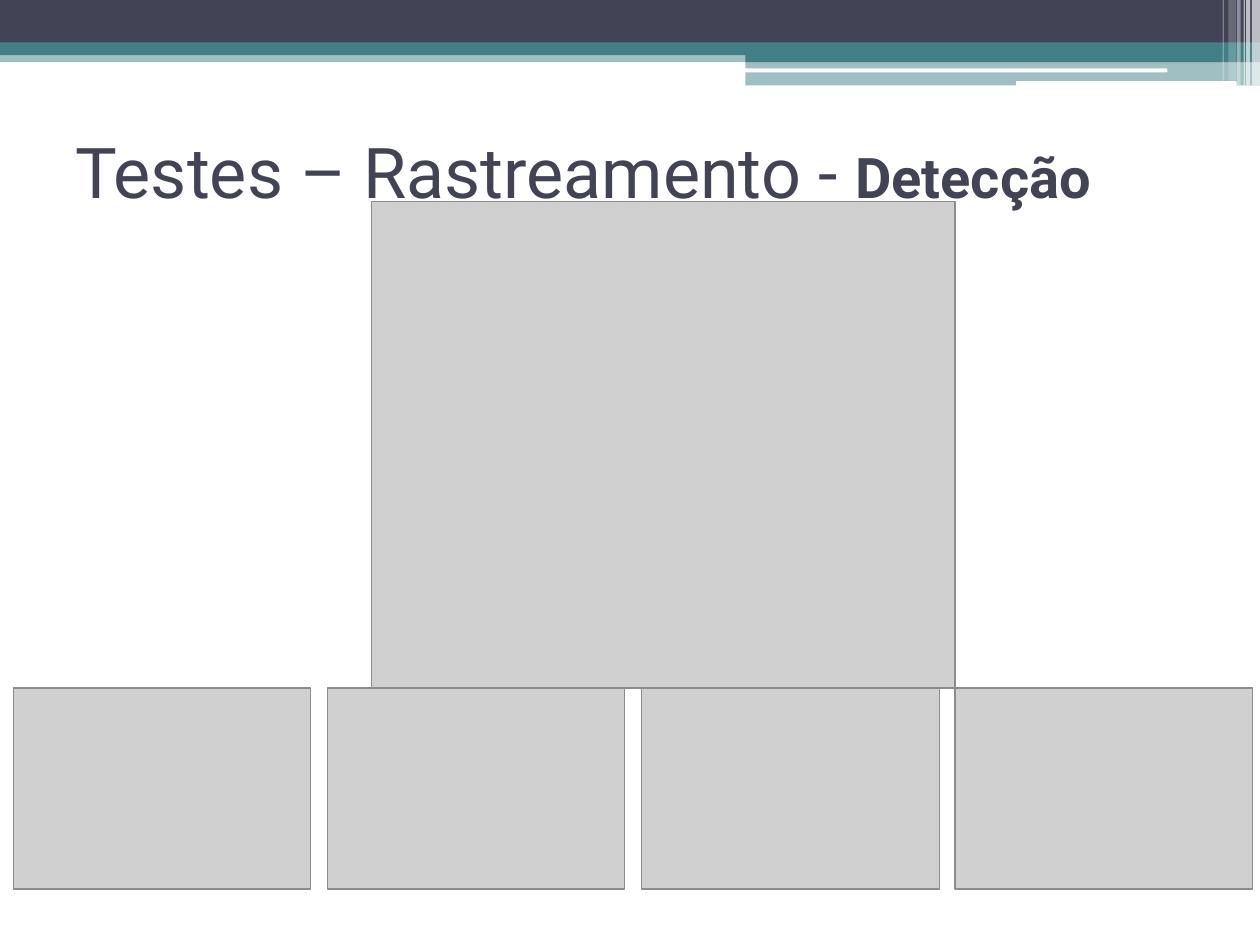
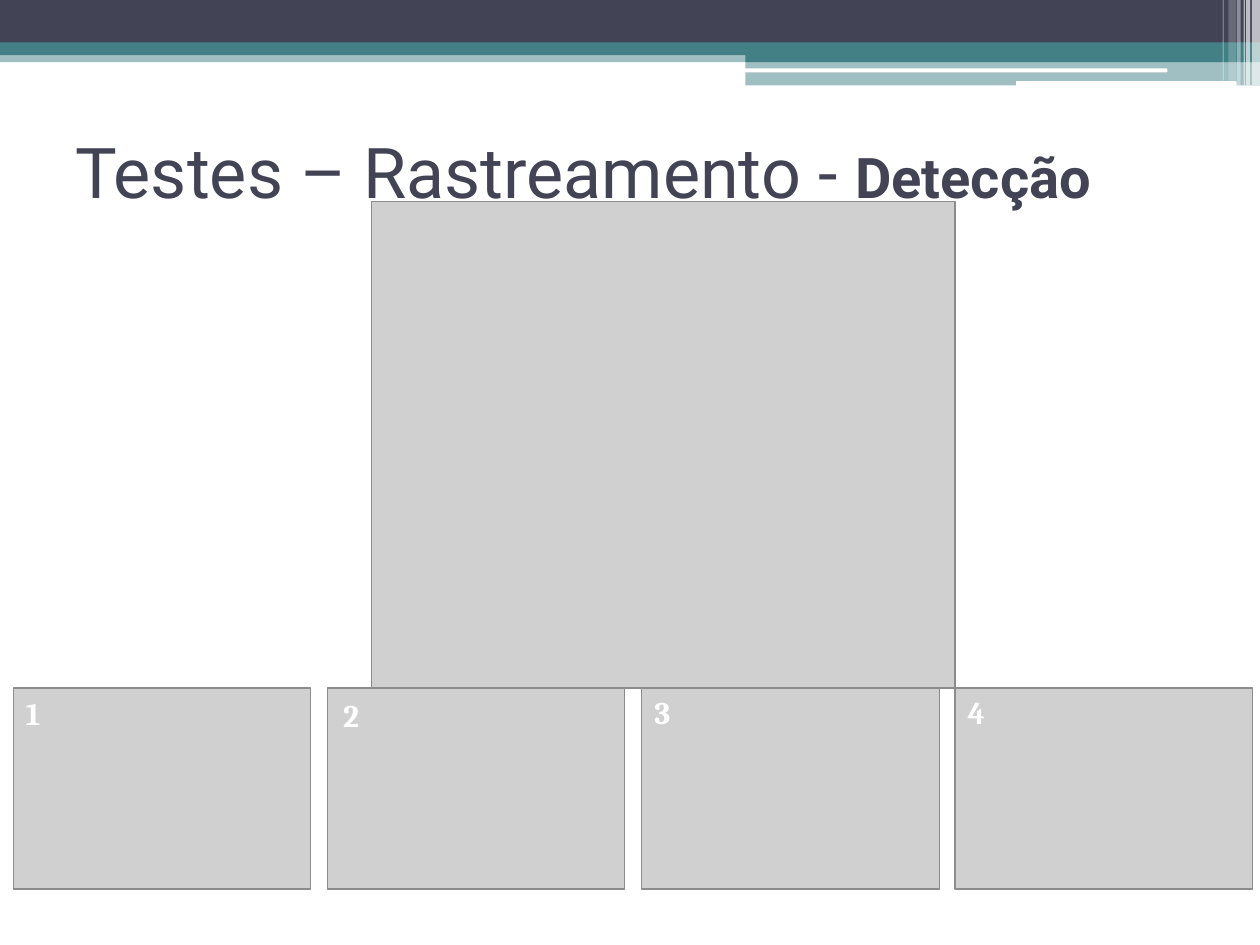
Before and after one commit to talesporto/Artigo-TRUE-SBCUP, a slide deck: slide 26 of apresentacao/ApresentacaoSBCUP.pptx (slide 34 before the commit). Drawn at 1260x945 pixels with LibreOffice and Linux fonts; fonts in the diff are those of the drawing; grey boxes stand for pictures. Boxes give left, top, right and bottom in pixels: in the first picture for what was removed or moved away, otherwise in the second. Text is boxed around its words. In the diff, an @@ line names an element or a change of style, - is before the commit and + after.

```diff
--- a/apresentacao/ApresentacaoSBCUP.pptx
+++ b/apresentacao/ApresentacaoSBCUP.pptx
@@ text added at (x1=26, y1=704, x2=40, y2=725), 18 pt, text #FFFFFF, bold @@
+1
@@ text added at (x1=343, y1=706, x2=359, y2=727), 18 pt, text #FFFFFF, bold @@
+2
@@ text added at (x1=654, y1=703, x2=670, y2=724), 18 pt, text #FFFFFF, bold @@
+3
@@ text added at (x1=968, y1=703, x2=985, y2=724), 18 pt, text #FFFFFF, bold @@
+4
```
Also in this commit, not shown: 14 other slides changed, 10 slides removed.
